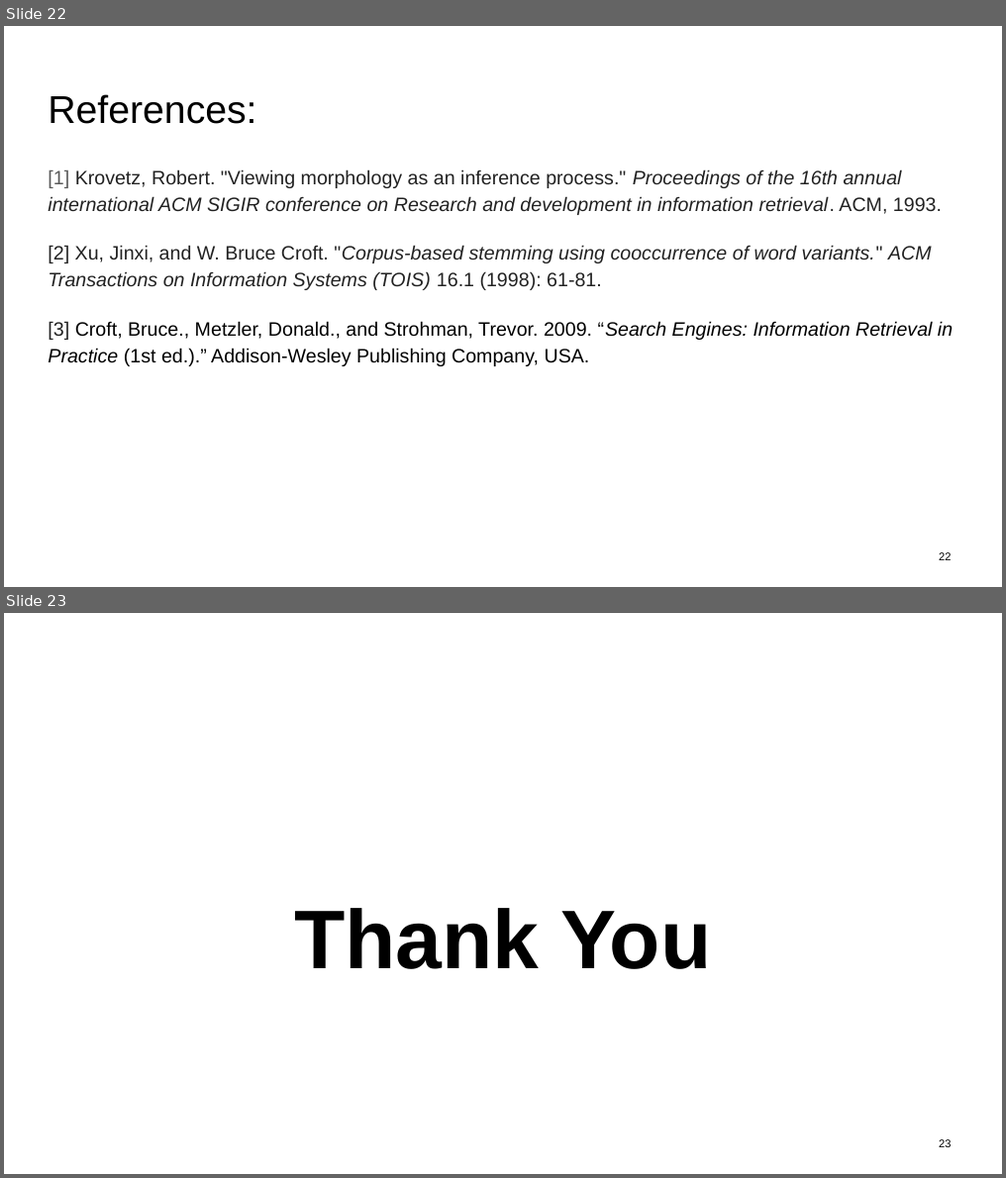
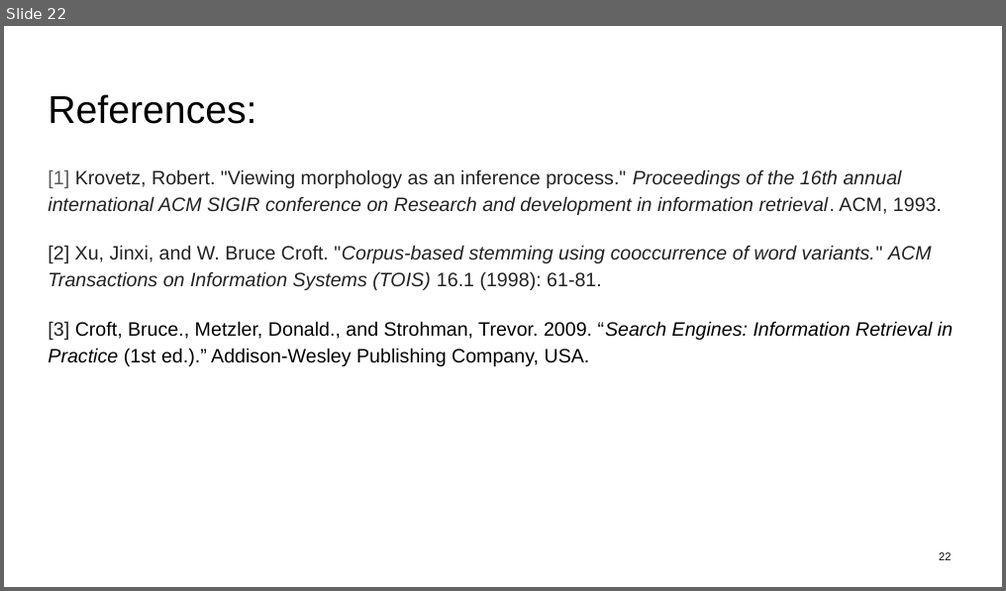
Before and after one commit to erikaris/cs834-f16, a slide deck: Presentation/presentation2/erika_presentation_2.pptx. Shown one above the other, each under a label of ours: slides 22 and 23 before the commit, slide 22 after it. The pictures are 1006x1178 and 1006x591 pixels, drawn with LibreOffice and Linux fonts; fonts in the diff are those of the drawing. Boxes give left, top, right and bottom in pixels: in the first picture for what was removed or moved away, otherwise in the second. Text is boxed around its words. In the diff, an @@ line names an element or a change of style, - is before the commit and + after.

```diff
--- a/Presentation/presentation2/erika_presentation_2.pptx
+++ b/Presentation/presentation2/erika_presentation_2.pptx
@@ slide 23 removed at [4, 613, 1002, 1174], background #FFFFFF @@
@@ text removed at [294, 908, 711, 969] @@
-Thank You
@@ page number removed at [939, 1140, 950, 1148] @@
-23
```
Also in this commit, not shown: 5 slides changed, 1 slide added, 1 other slide removed.
